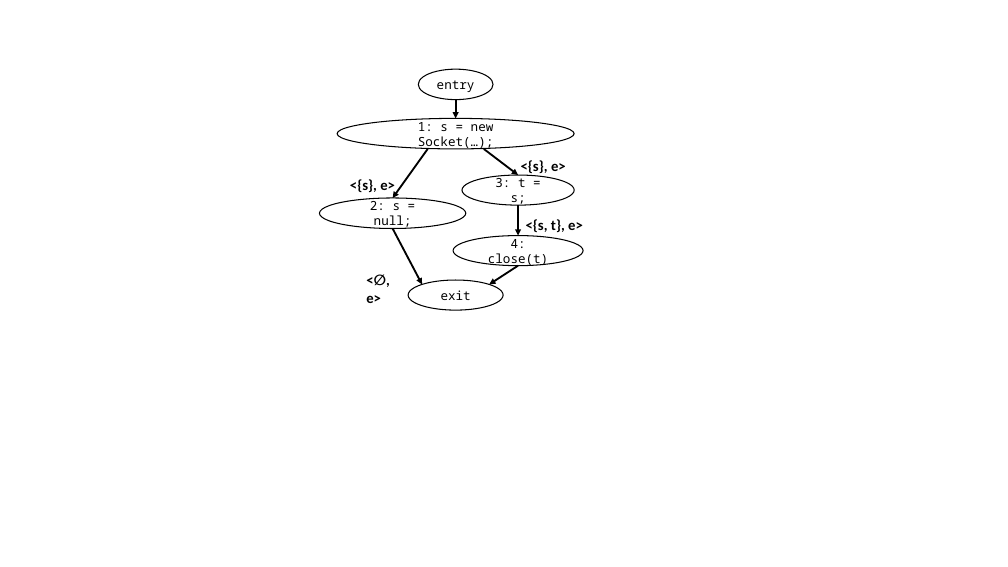
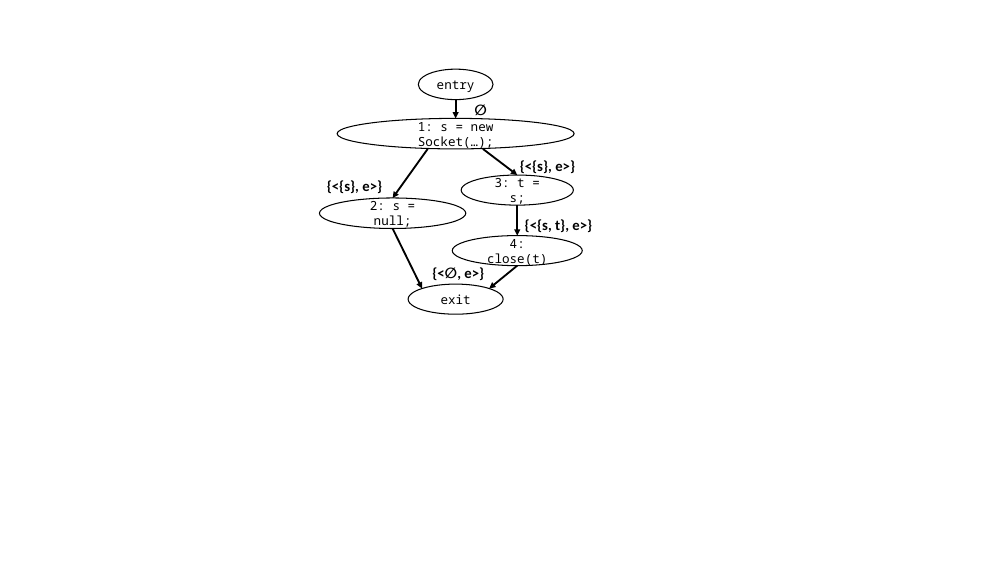
Before and after one commit to skehrli/rlc-for-collections-paper, a slide deck: slide 1 of figs.pptx. Drawn at 1008x567 pixels with LibreOffice and Linux fonts; fonts in the diff are those of the drawing. Boxes give left, top, right and bottom in pixels: in the first picture for what was removed or moved away, otherwise in the second. Text is boxed around its words. In the diff, an @@ line names an element or a change of style, - is before the commit and + after.

```diff
--- a/figs.pptx
+++ b/figs.pptx
@@ text added at (467, 97, 501, 123), 14 pt, text #000000, bold @@
+∅
@@ text at (520, 160, 575, 176): text changed @@
-<{s}, e>
+{<{s}, e>}
@@ text at (327, 180, 382, 193): text changed @@
-<{s}, e>
+{<{s}, e>}
@@ arrow moved from (392, 228) - (422, 284) to (392, 228) - (422, 289) @@
@@ text at (525, 219, 592, 232): text changed @@
-<{s, t}, e>
+{<{s, t}, e>}
@@ text at (464, 267, 484, 280): text changed @@
-<∅, e>
+{<∅, e>}
@@ arrow moved from (518, 265) - (489, 284) to (517, 265) - (489, 289) @@
@@ ellipse "exit": place and size @@
-ellipse "exit" at (408, 280, 504, 310)
+ellipse "exit" at (408, 284, 504, 315)
```
Also in this commit, not shown: 2 other files.
